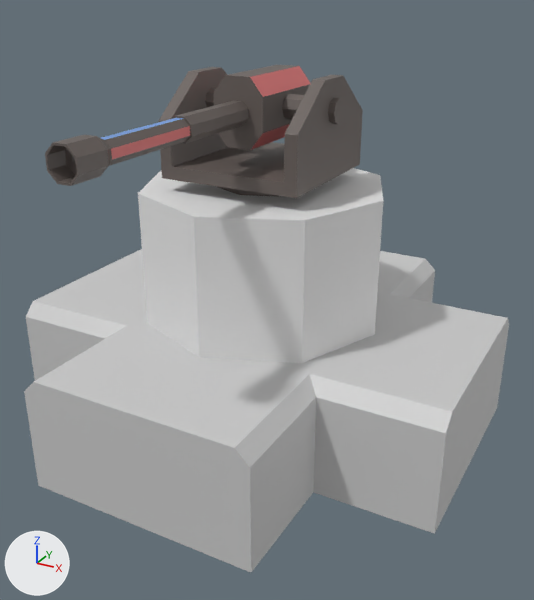
Before and after pictures for a commit that changed the Blender file BlendFiles/Towers.blend.
One viewpoint serves both versions: a camera (50 mm lens) standing at (1.5, -2.71, 1.9) and looking at (0.1, -0.16, 0.63). Lighting does not change. The marker at lower left points along +X, +Y and +Z.

Objects in the first picture: 'Cannon', 'CannonBase', 'CannonMount', 'CanonAxel', 'TowerBase'.
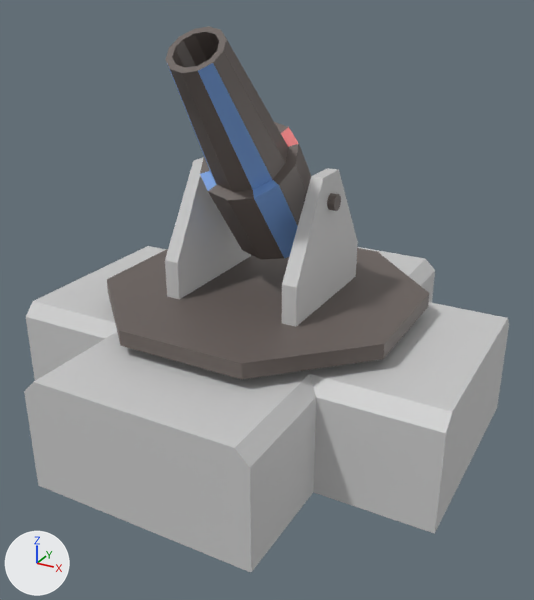
The change in detail:
Mesh me_cylinder_008 is new.
It has 84 vertices, 74 faces and spans x -1.0..1.0, y -1.0..1.0, z -1.43..3.69.
Faces by material slot: [58, 8, 8].
It uses material mat_steel (dark grey #69605c).
It uses material mat_red (pink #e07878).
It uses material mat_blue (blue #78a2e0).
Mesh me_cylinder_007 is new.
It is a 12-sided cylinder along z spanning x -1.0..1.0, y -1.0..1.0, z -1.0..1.0.
It uses material mat_steel (dark grey #69605c).
Mesh me_cube_001 is new.
It has 12 vertices, 10 faces and spans x 3.13..3.96, y -3.88..3.89, z 7.11..14.64.
It uses material mat_concrete (light grey #cdcdcd).
Mesh me_cylinder_006 is new.
It has 32 vertices, 26 faces and spans x -4.61..4.61, y -4.61..4.61, z -1.0..1.42.
It uses material mat_steel (dark grey #69605c).
Object 'CannonBase' (ob_cannonbase) is now hidden.
Object 'CannonMount' (ob_cannonmount) is now hidden.
Object 'CanonAxel' (ob_canonaxel) is now hidden.
Object 'Cannon' (ob_cannon) is now hidden.
Object 'Mortar' (ob_mortar) is new; it shows me_cylinder_008.
Its location is (0.0, 0.0, 1.054).
Its rotation in degrees is (38, 0, 0).
Its scale is (0.213, 0.213, 0.213).
Object 'MortarAxel' (ob_mortaraxel) is new; it shows me_cylinder_007.
Its location is (0.0, 0.0, 1.053).
Its rotation in degrees is (0, 90, 0).
Its scale is (0.0352, 0.0352, 0.342).
Object 'MorterMount' (ob_mortermount) is new; it shows me_cube_001.
Its location is (0.0, 0.0, 0.0).
Its scale is (0.0799, 0.0799, 0.0799).
It gains a MIRROR modifier named 'Mirror'.
Object 'MortarBase' (ob_mortarbase) is new; it shows me_cylinder_006.
Its location is (0.0, 0.0, 0.39).
Its rotation in degrees is (0, 0, 23).
Its scale is (0.159, 0.159, 0.159).

Location of each change, (x1, y1, x2, y2) in pixels of the pictures (534 x 600 px):
'CannonBase', hidden
    before: (138, 168, 383, 363)
'MortarBase', added
    after: (107, 248, 429, 379)
'Mortar', added
    after: (165, 26, 311, 259)
    faces in mat_steel (dark grey #69605c): (165, 26, 311, 259)
    faces in mat_blue (blue #78a2e0): (167, 63, 298, 258)
    faces in mat_red (pink #e07878): (281, 127, 299, 147)
'CannonMount', hidden
    before: (159, 67, 363, 198)
'MorterMount', added
    after: (165, 157, 358, 327)
'Cannon', hidden
    before: (45, 65, 310, 186)
'CanonAxel', hidden
    before: (205, 88, 345, 124)
'MortarAxel', added
    after: (304, 193, 341, 211)
